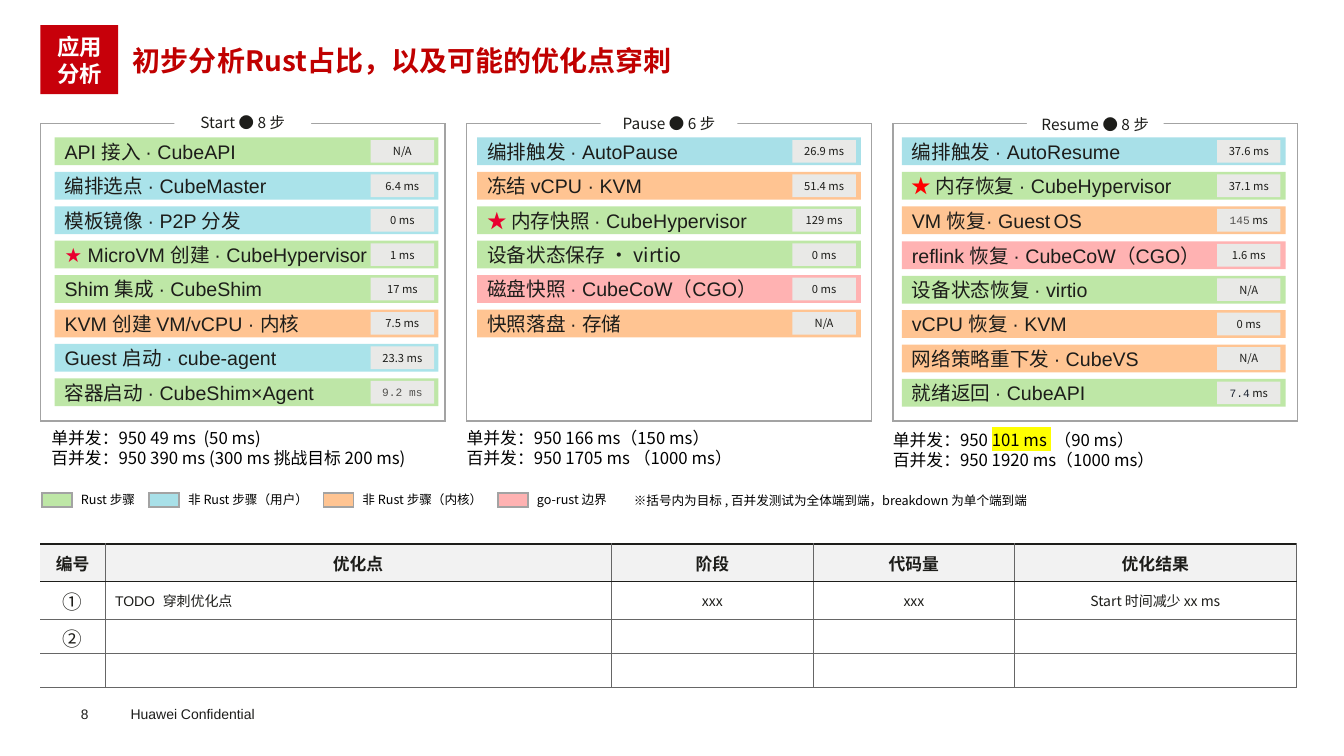
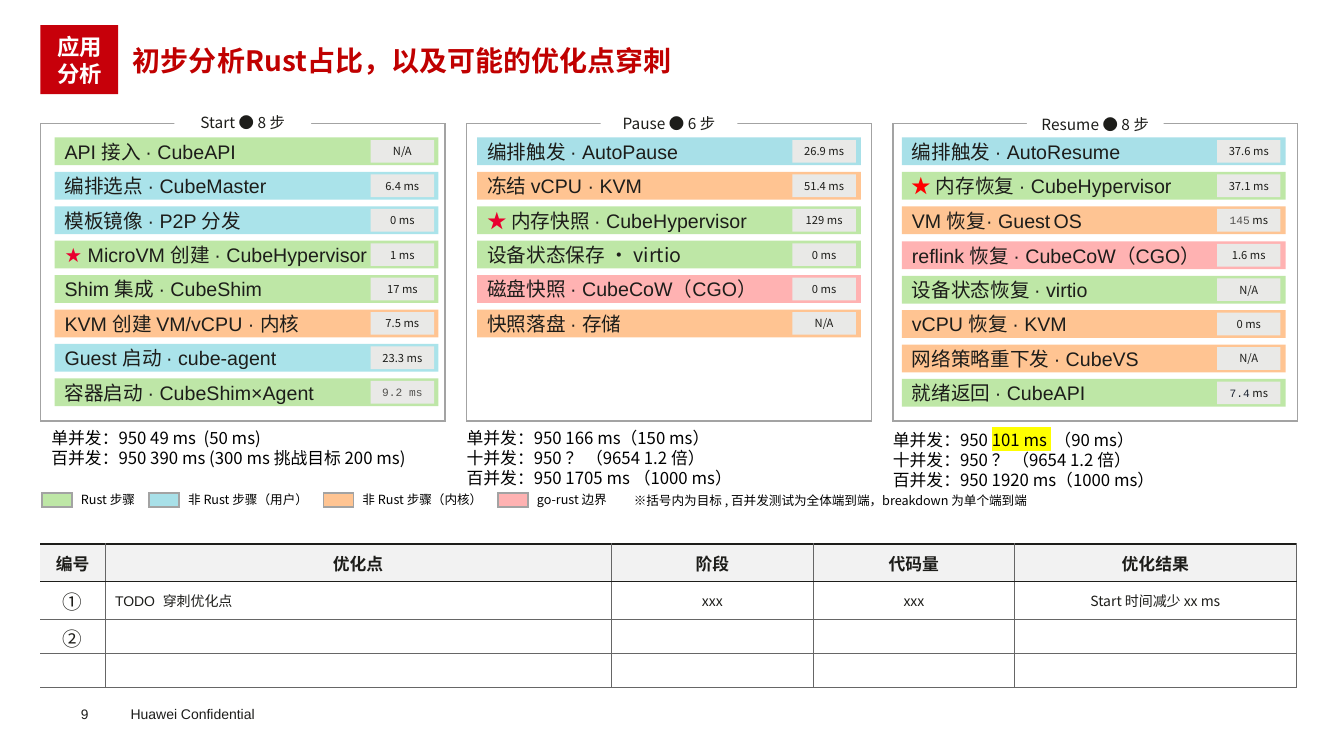
Before and after one commit to sui-zhiyuan/mindvault, a slide deck: slide 9 of slides/Rust_planning.pptx (slide 8 before the commit). Drawn at 1344x756 pixels with LibreOffice and Linux fonts; fonts in the diff are those of the drawing; background and template pictures are left out. Boxes give left, top, right and bottom in pixels: in the first picture for what was removed or moved away, otherwise in the second. Text is boxed around its words. In the diff, an @@ line names an element or a change of style, - is before the commit and + after.

```diff
--- a/slides/Rust_planning.pptx
+++ b/slides/Rust_planning.pptx
@@ text at [467, 449, 705, 466]: paragraph added @@
+十并发：950 ？ （9654 1.2 倍）
@@ text at [893, 449, 1131, 468]: paragraph added @@
+十并发：950 ？ （9654 1.2 倍）
```
Also in this commit, not shown: 1 other slide changed, 1 slide added, 1 other file.
